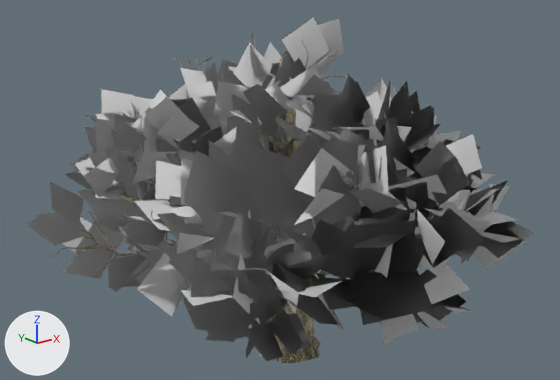
The glTF model data/chess/land/m/oak.glb, before and after one commit.
One viewpoint serves both versions: a camera (50 mm lens) standing at (-1.225, -1.588, 1.134) and looking at (0.042, -0.005, 0.501). Lighting does not change. The marker at lower left points along +X, +Y and +Z. The older version comes first. Where no turn or scale is listed for an object, it has been applied to the vertices. Vertices at exactly the same position are counted once.

The first picture shows 'm_0', 'm_1'.
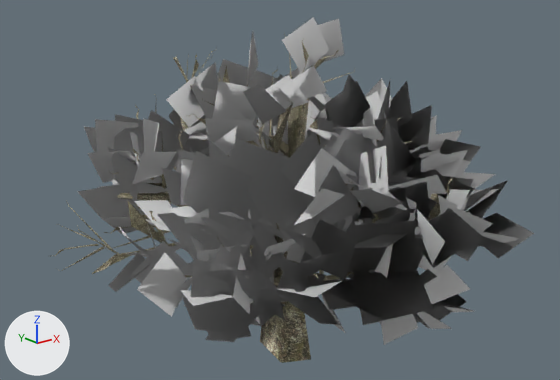
What changed in the scene script:
```text
Change me_mesh_0:
    used by ob_m_0; location = (0.0, 0.0, 0.0)
    remove me_mesh_0.from_pydata(...)  # 4417 vertices, 7764 faces; spans x -0.607..0.599, y -0.476..0.481, z 0.0..0.914
    add me_mesh_0.from_pydata(...)  # 2294 vertices, 3582 faces; spans x -0.607..0.599, y -0.476..0.481, z 0.0..0.914
    me_mesh_0 part 1: 17 vertices moved within x -0.373..0.232, y -0.042..0.376, z 0.538..0.835; 2123 vertices removed from x -0.588..0.552, y -0.459..0.466, z 0.0..0.879
Change me_mesh_1:
    used by ob_m_1; location = (0.0, 0.0, 0.0)
    remove me_mesh_1.from_pydata(...)  # 2500 vertices, 1230 faces; spans x -0.644..0.69, y -0.613..0.613, z 0.182..0.954
    add me_mesh_1.from_pydata(...)  # 1476 vertices, 738 faces; spans x -0.517..0.684, y -0.613..0.613, z 0.182..0.954
    me_mesh_1 part 2: 266 loose pieces with 1024 vertices, spanning x -0.644..0.69, y -0.596..0.541, z 0.235..0.884, are deleted
```

Location of each change, (x1, y1, x2, y2) in pixels of the pictures (560 x 380 px):
'm_1', reshaped (10% narrower): before (25, 17, 534, 361); after (77, 17, 534, 345)
'm_0', reshaped (mostly hidden): before (55, 32, 441, 363); after (55, 32, 453, 363)
part 1 of me_mesh_0, cut back: before (60, 42, 441, 363); after (149, 66, 312, 214)
part 2 of me_mesh_1, deleted: before (25, 42, 528, 361)
